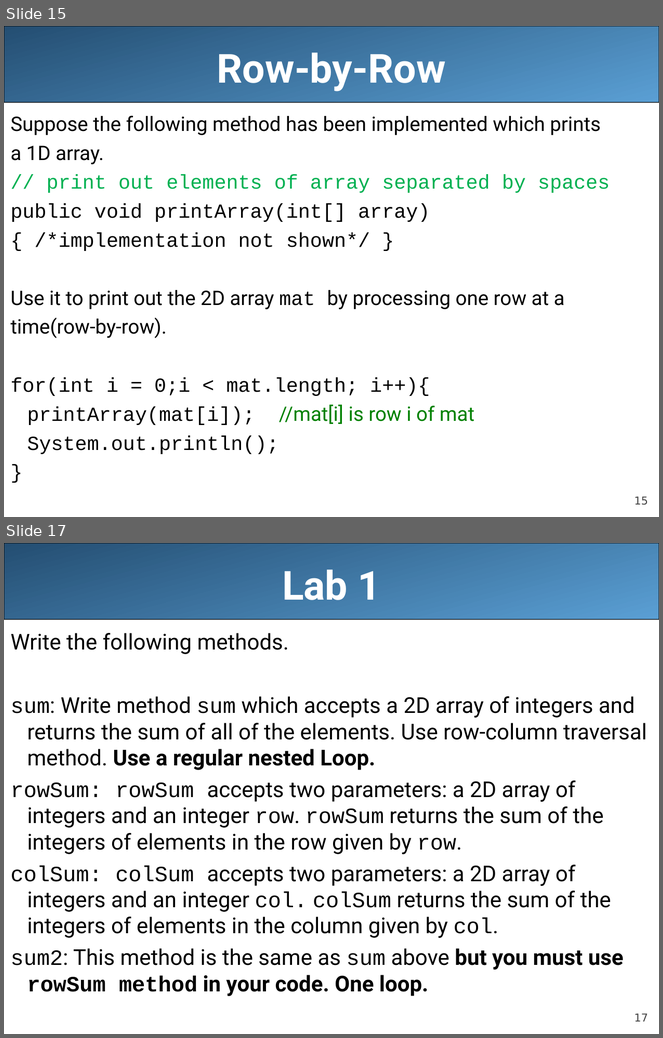
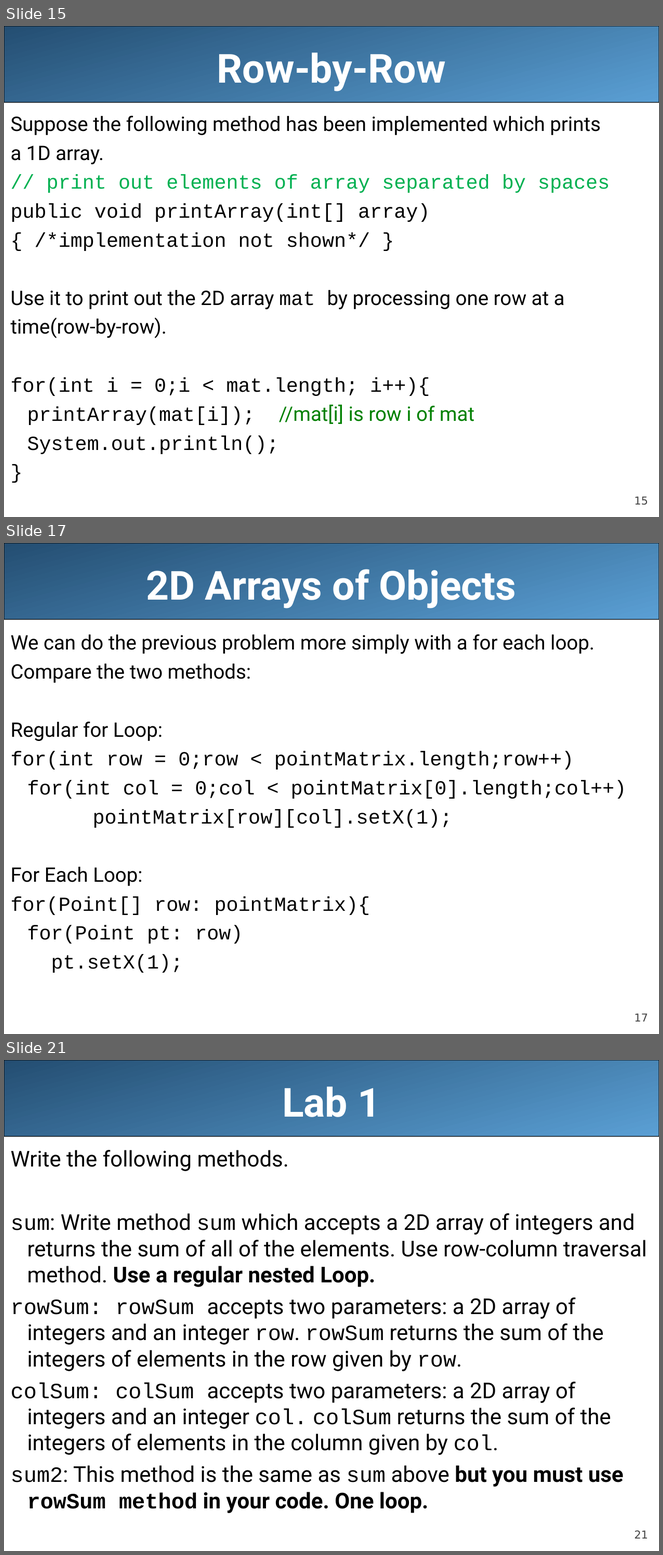
Before and after one commit to LongBaoNguyen/longbaonguyen.github.io, a slide deck: courses/apcsa/lecture20.ppt. Shown one above the other, each under a label of ours: slides 15 and 17 before the commit, slides 15, 17 and 21 after it; the slides between them are not shown. The pictures are 663x1038 and 663x1555 pixels, drawn with LibreOffice and Linux fonts; fonts in the diff are those of the drawing. Boxes give left, top, right and bottom in pixels: in the first picture for what was removed or moved away, otherwise in the second. Text is boxed around its words. In the diff, an @@ line names an element or a change of style, - is before the commit and + after.

```diff
--- a/courses/apcsa/lecture20.ppt
+++ b/courses/apcsa/lecture20.ppt
@@ slide 17 added at (4,543,659,1034), background #FFFFFF; not listed: 2 template elements that a slide beside it also shows @@
@@ title added at (146,569,517,609), 44 pt, text #FFFFFF, bold @@
+2D Arrays of Objects
@@ text added at (11,634,627,973), 22 pt, text #000000 @@
+We can do the previous problem more simply with a for each loop.
+Compare the two methods:
+Regular for Loop:
+for(int row = 0;row < pointMatrix.length;row++)
+for(int col = 0;col < pointMatrix[0].length;col++)
+pointMatrix[row][col].setX(1);
+For Each Loop:
+for(Point[] row: pointMatrix){
+for(Point pt: row)
+pt.setX(1);
@@ what was slide 17 is now slide 21 @@
@@ page number at (634,1531,648,1539): text changed @@
-17
+21
```
Also in this commit, not shown: 9 slides changed, 3 other slides added, 7 other files.
